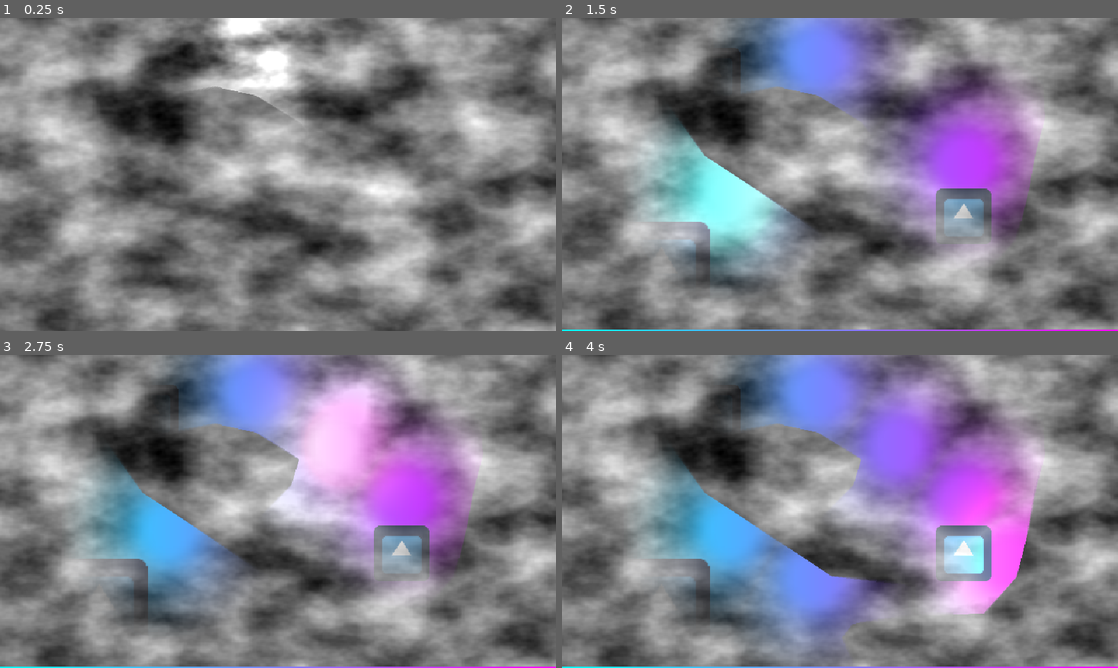
Above: before the commit, frames 1-4 (two rows, left to right).
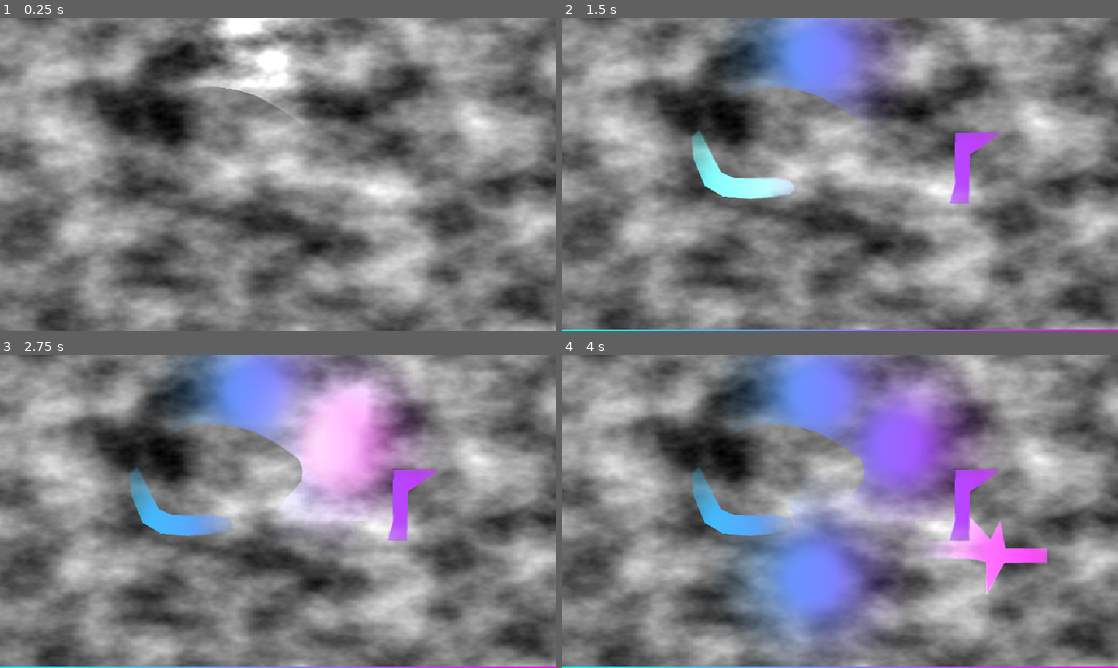
Above: after the commit, the same moments.

Repository: 87PizzaStudios/godot_light_fow
Game: Godot game, scene res://World.tscn
Same seed, same stepped clock (60 frames per second), same inputs: the game is played once before the commit and once after it. The engine's default icon, where the game draws it, is replaced by a stand-in: a white triangle on a blue panel in a dark square.
Inputs (mouse positions are in pixels of both pictures, inside the frame that each line leads up to):
- Up to frame 1 (0.25 s): no input
- Up to frame 2 (1.5 s): tap Enter at 0.5 s; move the mouse to (962, 158) at 0.52 s; click (962, 158) at 0.67 s; tap Space at 1.25 s; move the mouse to (728, 190) at 1.27 s; click (728, 190) at 1.42 s
- Up to frame 3 (2.75 s): tap Enter at 2 s; move the mouse to (333, 442) at 2.02 s; click (333, 442) at 2.17 s
- Up to frame 4 (4 s): tap Space at 2.75 s; move the mouse to (812, 574) at 2.77 s; click (812, 574) at 2.92 s; tap Enter at 3.5 s; move the mouse to (1006, 558) at 3.52 s; click (1006, 558) at 3.67 s

The runs differ from the first frame. In frame 1, less than 0.1% of the frame differs, in the area x 34-51%, y 22-30%; in frame 2, 16%, in the area x 15-86%, y 10-84%; in frame 3, 13%; in frame 4, 16%.

Commit message:
better demo poly

Diff:
--- a/World.tscn
+++ b/World.tscn
@@ -12,10 +12,16 @@
 gradient = SubResource("Gradient_ugsfr")
 
 [sub_resource type="OccluderPolygon2D" id="OccluderPolygon2D_11rig"]
-polygon = PackedVector2Array(421, 217, 340, 164, 350, 119, 377, 95, 424, 85, 470, 95, 520, 126, 511, 155, 474, 133, 435, 114, 387, 116, 372, 162, 400, 188, 437, 192, 478.296, 222.972, 517, 252, 486, 260)
+polygon = PackedVector2Array(361, 211, 340, 199, 333.931, 184.529, 327, 168, 324, 143, 336, 130, 345, 118, 377, 95, 399, 87, 424, 85, 446, 88, 470, 95, 497, 110, 520, 126, 524, 139, 522, 151, 511, 155, 501, 147, 486, 133, 462, 118, 435, 114, 414, 110, 387, 116, 365, 128, 349, 147, 350, 166, 359, 183, 374, 190, 399, 190, 421, 189, 437, 192, 442, 196, 444, 203, 439, 209, 420, 212, 392, 214)
 
-[sub_resource type="OccluderPolygon2D" id="OccluderPolygon2D_bpqry"]
-polygon = PackedVector2Array(593, 68, 553, 66, 556, 115, 545, 156, 536, 204, 523, 255, 486, 297, 418, 299, 335, 309, 323, 325, 353, 330, 391, 318, 432, 312, 476, 312, 512, 309, 528, 275, 548, 247, 567, 193, 577, 145, 581, 98)
+[sub_resource type="OccluderPolygon2D" id="OccluderPolygon2D_akmf6"]
+polygon = PackedVector2Array(411, 132, 429, 133, 444, 140, 448, 149, 449, 159, 445, 167, 431, 172, 420, 174, 404, 172, 394, 163, 395, 151, 399, 138)
+
+[sub_resource type="OccluderPolygon2D" id="OccluderPolygon2D_vknc2"]
+polygon = PackedVector2Array(596, 219, 645, 219, 645, 163, 669, 163, 669, 218, 693, 170, 710, 180, 686, 228, 734, 228, 734, 245, 685, 245, 685, 282, 702, 281, 702, 260, 746, 260, 746, 212, 712, 212, 733, 171, 687, 149, 680, 169, 679, 137, 628, 138, 628, 197, 583, 197)
+
+[sub_resource type="OccluderPolygon2D" id="OccluderPolygon2D_4fw6e"]
+polygon = PackedVector2Array(424, 234, 467, 234, 488, 238, 488, 303, 467, 302, 469, 253, 422, 252)
 
 [sub_resource type="FastNoiseLite" id="FastNoiseLite_ksifd"]
 noise_type = 3
@@ -51,23 +57,33 @@
 occluder = SubResource("OccluderPolygon2D_11rig")
 
 [node name="LightOccluder2D2" type="LightOccluder2D" parent="OtherStuff/LightOccluders"]
-occluder = SubResource("OccluderPolygon2D_bpqry")
+position = Vector2(-176, -5.99998)
+occluder = SubResource("OccluderPolygon2D_akmf6")
+
+[node name="LightOccluder2D3" type="LightOccluder2D" parent="OtherStuff/LightOccluders"]
+position = Vector2(-176, -5.99998)
+occluder = SubResource("OccluderPolygon2D_vknc2")
+
+[node name="LightOccluder2D4" type="LightOccluder2D" parent="OtherStuff/LightOccluders"]
+occluder = SubResource("OccluderPolygon2D_4fw6e")
 
 [node name="Sprite2D" type="Sprite2D" parent="OtherStuff"]
-position = Vector2(172.984, 65.8574)
+position = Vector2(200, 142)
+scale = Vector2(0.3125, 0.3125)
 texture = ExtResource("5_lmstc")
 
 [node name="Sprite2D2" type="Sprite2D" parent="OtherStuff"]
-position = Vector2(461.81, 228.204)
+position = Vector2(518, 179)
+scale = Vector2(0.196797, 0.196797)
 texture = ExtResource("5_lmstc")
 
 [node name="Sprite2D3" type="Sprite2D" parent="OtherStuff"]
-position = Vector2(113.206, 289.87)
-scale = Vector2(1.76, 1.76)
+position = Vector2(34.34, 334.66)
+scale = Vector2(0.426875, 0.426875)
 texture = ExtResource("5_lmstc")
 
 [node name="Sprite2D4" type="Sprite2D" parent="OtherStuff"]
-position = Vector2(285.622, 192.967)
+position = Vector2(454, 269)
 scale = Vector2(0.275004, 0.275004)
 texture = ExtResource("5_lmstc")
 
Not shown: 1 places in World.tscn that only renumber resources
